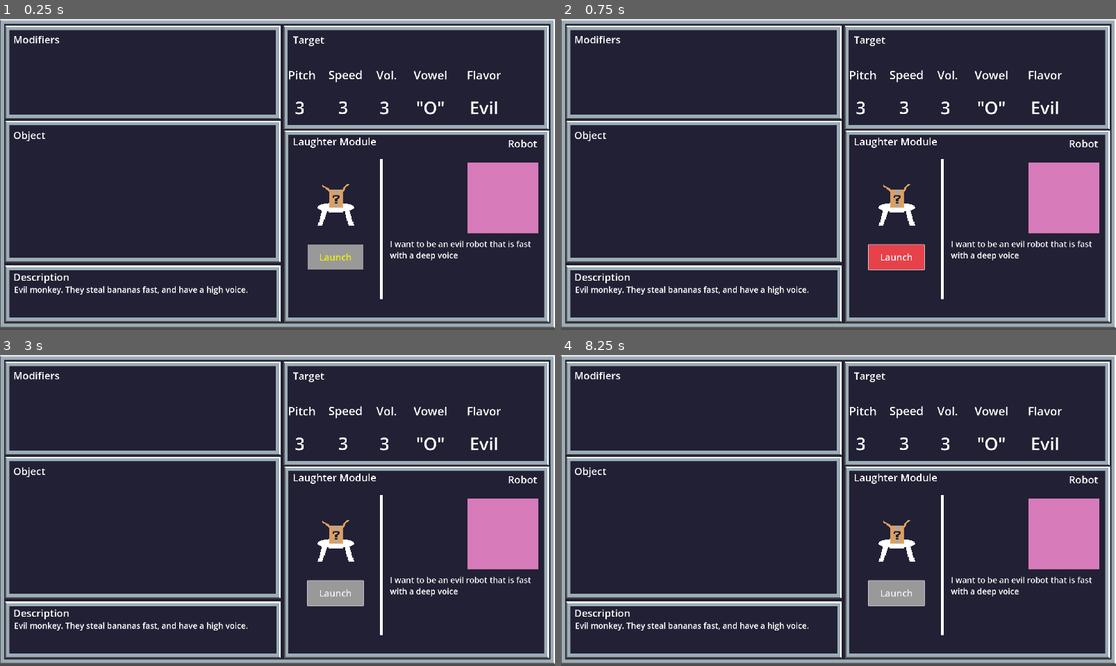
Above: before the commit, frames 1-4 (two rows, left to right).
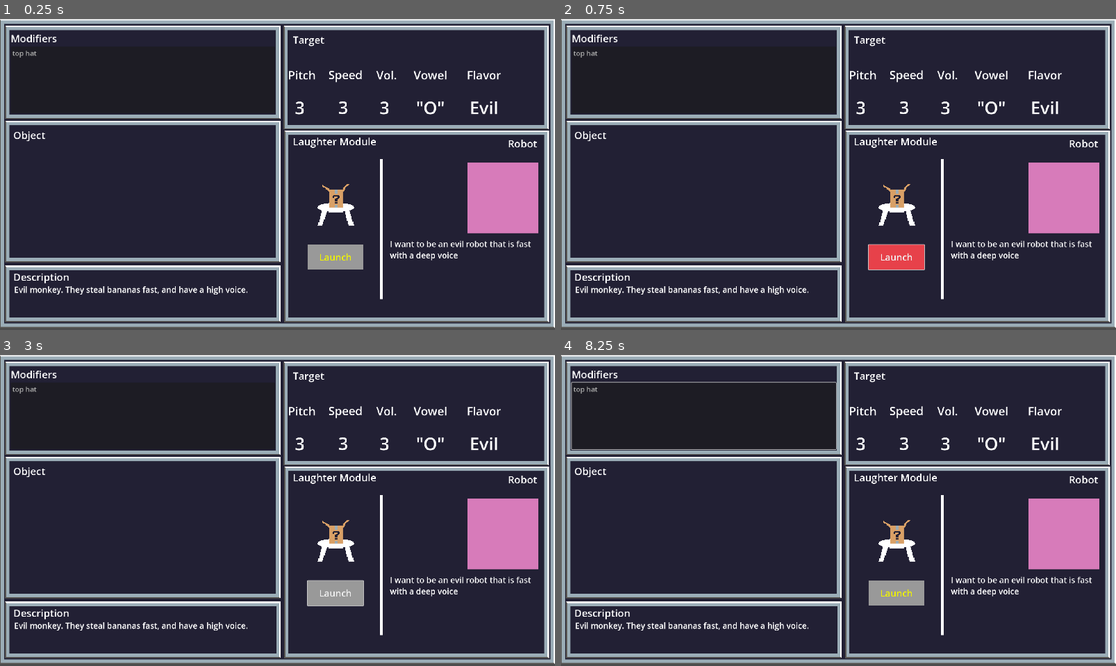
Above: after the commit, the same moments.

Repository: DaniKog/milaugh
Game: Godot game, scene res://scenes/main_game_scene_zach.tscn
Same seed, same stepped clock (60 frames per second), same inputs: the game is played once before the commit and once after it. The project has no main scene, so this scene is started directly.
Inputs (mouse positions are in pixels of both pictures, inside the frame that each line leads up to):
- Up to frame 1 (0.25 s): no input
- Up to frame 2 (0.75 s): click "Launch" at 0.5 s
- Up to frame 3 (3 s): click "Launch" at 1.25 s; click "Launch" at 2 s; tap Enter at 2.75 s; move the mouse to (399, 494) at 2.77 s; click (399, 494) at 2.92 s
- Up to frame 4 (8.25 s): tap Space at 3.5, 5, 6.5 s; drag from (727, 525) to (894, 541) at 3.52 s; tap Enter at 4.25, 5.75 s; move the mouse to (894, 441) at 4.27 s; click (894, 441) at 4.42 s; drag from (810, 572) to (672, 463) at 5.02 s; move the mouse to (1005, 556) at 5.77 s; click (1005, 556) at 5.92 s; drag from (672, 463) to (894, 541) at 6.52 s; move the mouse to (866, 510) at 7.27 s; click (866, 510) at 7.42 s; drag from (755, 432) to (727, 525) at 8.02 s

The runs differ from the first frame. In frame 1, 0.2% of the frame differs, in the area x 2-11%, y 5-13%; in frame 2, 0.2%; in frame 3, 0.2%; in frame 4, 0.6%, in the area x 1-66%, y 5-81%.

Commit message:
Add Gameplay UI script to Zach's main game scene, other core scripts

Diff:
--- /dev/null
+++ b/resources/module-data.gd
@@ -0,0 +1,15 @@
+extends Resource
+class_name ModuleData
+
+@export var name: String
+@export var icon: Resource
+@export var pitch: float
+@export var speed: float
+@export var volume: float
+
+func _init(p_name = "", p_icon = null, p_pitch = 0, p_speed = 0, p_volume = 0):
+	name = p_name
+	icon = p_icon
+	pitch = p_pitch
+	speed = p_speed
+	volume = p_volume
--- /dev/null
+++ b/resources/module-datas/top-hat.tres
@@ -0,0 +1,10 @@
+[gd_resource type="Resource" script_class="ModuleData" load_steps=2 format=3 uid="uid://6al1iwc8defi"]
+
+[ext_resource type="Script" path="res://resources/module-data.gd" id="1_umowq"]
+
+[resource]
+script = ExtResource("1_umowq")
+name = "top hat"
+pitch = 0.5
+speed = -0.5
+volume = -0.1
--- a/scenes/LaughterModule.tscn
+++ b/scenes/LaughterModule.tscn
@@ -9,4 +9,3 @@
 
 [node name="LaughterSound" type="AudioStreamPlayer2D" parent="Laughter"]
 volume_db = -5.622
-bus = &"Laugh"
--- /dev/null
+++ b/scenes/gameplay-ui.tscn
@@ -0,0 +1,63 @@
+[gd_scene load_steps=6 format=3 uid="uid://bru85orlng6rv"]
+
+[ext_resource type="Texture2D" uid="uid://ch2pujv2mefim" path="res://art/ui-fg.png" id="1_01vmb"]
+[ext_resource type="Script" path="res://scripts/gameplay-ui.gd" id="1_jcjrs"]
+[ext_resource type="PackedScene" uid="uid://cp8l5am3ohu3y" path="res://scenes/voicebox.tscn" id="3_n6fij"]
+[ext_resource type="PackedScene" uid="uid://bwewl02e6wd40" path="res://scenes/LaughterModule.tscn" id="4_ikrtb"]
+
+[sub_resource type="LabelSettings" id="LabelSettings_o4os5"]
+font_size = 32
+
+[node name="GameplayUI" type="Control"]
+layout_mode = 3
+anchors_preset = 15
+anchor_right = 1.0
+anchor_bottom = 1.0
+grow_horizontal = 2
+grow_vertical = 2
+script = ExtResource("1_jcjrs")
+
+[node name="Split" type="HBoxContainer" parent="."]
+layout_mode = 1
+anchors_preset = 15
+anchor_right = 1.0
+anchor_bottom = 1.0
+grow_horizontal = 2
+grow_vertical = 2
+
+[node name="LeftPane" type="VBoxContainer" parent="Split"]
+layout_mode = 2
+size_flags_horizontal = 3
+
+[node name="Label" type="Label" parent="Split/LeftPane"]
+layout_mode = 2
+text = "Modules"
+label_settings = SubResource("LabelSettings_o4os5")
+
+[node name="ItemList" type="ItemList" parent="Split/LeftPane"]
+unique_name_in_owner = true
+layout_mode = 2
+size_flags_vertical = 3
+item_count = 2
+max_columns = 3
+same_column_width = true
+icon_mode = 0
+item_0/text = "Top Hat"
+item_0/icon = ExtResource("1_01vmb")
+item_0/selectable = false
+item_1/text = "Umbrella"
+item_1/icon = ExtResource("1_01vmb")
+item_1/selectable = false
+
+[node name="RightPane" type="VBoxContainer" parent="Split"]
+layout_mode = 2
+size_flags_horizontal = 3
+
+[node name="Voicebox" parent="Split/RightPane" instance=ExtResource("3_n6fij")]
+layout_mode = 2
+
+[node name="LaughterModule" parent="." instance=ExtResource("4_ikrtb")]
+
+[connection signal="item_clicked" from="Split/LeftPane/ItemList" to="." method="_on_item_list_item_clicked"]
+[connection signal="mouse_entered_voicebox" from="Split/RightPane/Voicebox" to="." method="_on_mouse_entered_voicebox"]
+[connection signal="mouse_exited_voicebox" from="Split/RightPane/Voicebox" to="." method="_on_mouse_exited_voicebox"]
--- a/scenes/main_game_scene_zach.tscn
+++ b/scenes/main_game_scene_zach.tscn
@@ -1,5 +1,6 @@
-[gd_scene load_steps=16 format=3 uid="uid://vt53dncso5go"]
-
+[gd_scene load_steps=17 format=3 uid="uid://bb6hv48hppt78"]
+
+[ext_resource type="Script" path="res://scripts/gameplay-ui.gd" id="1_m2npj"]
 [ext_resource type="Texture2D" uid="uid://bwlfd3aa8q3w6" path="res://ui_images/border_trim.png" id="1_ueey3"]
 [ext_resource type="Texture2D" uid="uid://bhiaf4y2m05aa" path="res://ui_images/table_with_module_open.png" id="2_ousk2"]
 [ext_resource type="Texture2D" uid="uid://bwrt333tfcmlq" path="res://ui_images/blank_ui.png" id="3_3uim4"]
@@ -53,6 +54,7 @@
 grow_vertical = 2
 size_flags_horizontal = 3
 size_flags_vertical = 3
+script = ExtResource("1_m2npj")
 
 [node name="panel_frame" type="NinePatchRect" parent="."]
 clip_contents = true
@@ -86,21 +88,30 @@
 patch_margin_right = 48
 patch_margin_bottom = 48
 
-[node name="label_modifiers" type="Label" parent="panel_frame/panel_modifiers"]
-layout_mode = 1
-anchors_preset = -1
-anchor_left = 0.017
-anchor_top = 0.046
-anchor_right = 0.017
-anchor_bottom = 0.046
-offset_left = 12.972
-offset_top = 9.096
-offset_right = 427.972
-offset_bottom = 78.096
-grow_horizontal = 2
-grow_vertical = 2
+[node name="VBoxContainer" type="VBoxContainer" parent="panel_frame/panel_modifiers"]
+layout_mode = 1
+anchors_preset = 15
+anchor_right = 1.0
+anchor_bottom = 1.0
+offset_left = 20.0
+offset_top = 20.0
+offset_right = -20.0
+offset_bottom = -20.0
+grow_horizontal = 2
+grow_vertical = 2
+
+[node name="label_modifiers" type="Label" parent="panel_frame/panel_modifiers/VBoxContainer"]
+layout_mode = 2
 text = "Modifiers"
 label_settings = SubResource("LabelSettings_n36ei")
+
+[node name="modifier_list" type="ItemList" parent="panel_frame/panel_modifiers/VBoxContainer"]
+unique_name_in_owner = true
+layout_mode = 2
+size_flags_vertical = 3
+theme_override_font_sizes/font_size = 24
+max_columns = 4
+same_column_width = true
 
 [node name="panel_object" type="NinePatchRect" parent="panel_frame"]
 clip_contents = true
--- /dev/null
+++ b/scenes/module.tscn
@@ -0,0 +1,25 @@
+[gd_scene load_steps=3 format=3 uid="uid://cnacrilopgdtg"]
+
+[ext_resource type="Script" path="res://scripts/module.gd" id="1_akvgs"]
+
+[sub_resource type="RectangleShape2D" id="RectangleShape2D_138wk"]
+size = Vector2(200, 200)
+
+[node name="Module" type="CharacterBody2D"]
+input_pickable = true
+motion_mode = 1
+script = ExtResource("1_akvgs")
+
+[node name="CollisionShape2D" type="CollisionShape2D" parent="."]
+position = Vector2(100, 100.25)
+shape = SubResource("RectangleShape2D_138wk")
+
+[node name="Background" type="ColorRect" parent="."]
+offset_right = 204.0
+offset_bottom = 202.0
+mouse_filter = 1
+
+[connection signal="entered_voicebox" from="." to="." method="_on_entered_voicebox"]
+[connection signal="exited_voicebox" from="." to="." method="_on_exited_voicebox"]
+[connection signal="mouse_entered" from="." to="." method="_on_mouse_entered"]
+[connection signal="mouse_exited" from="." to="." method="_on_mouse_exited"]
--- a/scenes/root.tscn
+++ b/scenes/root.tscn
@@ -1,3 +1,17 @@
-[gd_scene format=3 uid="uid://ccjt6sikt8ub8"]
+[gd_scene load_steps=2 format=3 uid="uid://ccjt6sikt8ub8"]
 
-[node name="Root" type="Node2D"]
+[ext_resource type="PackedScene" uid="uid://bru85orlng6rv" path="res://scenes/gameplay-ui.tscn" id="1_fy4t1"]
+
+[node name="Root" type="Control"]
+layout_mode = 3
+anchors_preset = 15
+anchor_right = 1.0
+anchor_bottom = 1.0
+grow_horizontal = 2
+grow_vertical = 2
+
+[node name="GameplayUI" parent="." instance=ExtResource("1_fy4t1")]
+layout_mode = 2
+anchors_preset = 0
+size_flags_horizontal = 3
+size_flags_vertical = 3
--- /dev/null
+++ b/scenes/voicebox.tscn
@@ -0,0 +1,34 @@
+[gd_scene load_steps=3 format=3 uid="uid://cp8l5am3ohu3y"]
+
+[ext_resource type="Script" path="res://scripts/voicebox.gd" id="1_lbnhk"]
+
+[sub_resource type="RectangleShape2D" id="RectangleShape2D_nv6br"]
+
+[node name="Voicebox" type="Control"]
+layout_mode = 3
+anchors_preset = 15
+anchor_right = 1.0
+anchor_bottom = 1.0
+grow_horizontal = 2
+grow_vertical = 2
+size_flags_horizontal = 3
+size_flags_vertical = 3
+script = ExtResource("1_lbnhk")
+
+[node name="ColorRect" type="ColorRect" parent="."]
+layout_mode = 1
+anchors_preset = 15
+anchor_right = 1.0
+anchor_bottom = 1.0
+grow_horizontal = 2
+grow_vertical = 2
+mouse_filter = 1
+color = Color(0.937255, 0.356863, 1, 1)
+
+[node name="Area2D" type="Area2D" parent="."]
+
+[node name="CollisionShape2D" type="CollisionShape2D" parent="Area2D"]
+shape = SubResource("RectangleShape2D_nv6br")
+
+[connection signal="mouse_entered" from="." to="." method="_on_mouse_entered"]
+[connection signal="mouse_exited" from="." to="." method="_on_mouse_exited"]
--- /dev/null
+++ b/scripts/gameplay-ui.gd
@@ -0,0 +1,28 @@
+extends Control
+
+var modules = [
+	load("res://resources/module-datas/top-hat.tres")
+]
+
+# Called when the node enters the scene tree for the first time.
+func _ready():
+	for module in modules:
+		print(module)
+		%modifier_list.add_item(module.name, module.icon)
+
+	pass # Replace with function body.
+
+
+# Called every frame. 'delta' is the elapsed time since the previous frame.
+func _process(delta):
+	pass
+
+
+func _on_item_list_item_clicked(index, at_position, mouse_button_index):
+	print(index)
+
+	# Add module to the list of active modifiers
+	modules[index]
+	$LaughterModule.play()
+
+	pass # Replace with function body.
--- /dev/null
+++ b/scripts/module.gd
@@ -0,0 +1,48 @@
+extends CharacterBody2D
+
+signal entered_voicebox
+signal exited_voicebox
+
+
+var mouseInside = false
+var dragging = false
+var insideVoicebox = false
+
+
+func _input(event):
+	if event is InputEventMouseButton:
+		if event.is_pressed() && mouseInside:
+			dragging = true
+		else:
+			print("stopped?")
+			dragging = false
+
+			if !insideVoicebox:
+				queue_free()
+
+	if event is InputEventMouseMotion && dragging:
+		position = event.position - Vector2(10, 10)
+
+
+func _physics_process(delta):
+	move_and_slide()
+
+
+func _on_mouse_entered():
+	print("enter")
+	mouseInside = true
+
+
+func _on_mouse_exited():
+	print("exit")
+	mouseInside = false
+
+
+func _on_entered_voicebox():
+	insideVoicebox = true
+	pass # Replace with function body.
+
+
+func _on_exited_voicebox():
+	insideVoicebox = false
+	pass # Replace with function body.
--- /dev/null
+++ b/scripts/voicebox.gd
@@ -0,0 +1,29 @@
+extends Control
+
+signal mouse_entered_voicebox
+signal mouse_exited_voicebox
+
+
+var mouseInside = false
+
+
+# Called when the node enters the scene tree for the first time.
+func _ready():
+	pass # Replace with function body.
+
+
+# Called every frame. 'delta' is the elapsed time since the previous frame.
+func _process(delta):
+	pass
+
+
+func _on_mouse_entered():
+	print("mouse entered voicebox")
+	mouse_entered_voicebox.emit()
+	pass # Replace with function body.
+
+
+func _on_mouse_exited():
+	print("mouse exited voicebox")
+	mouse_exited_voicebox.emit()
+	pass # Replace with function body.
Binary file added: art/ui-fg.png
Not shown, added: art/ui-fg.png.import
Not shown: 1 places in scenes/LaughterModule.tscn that only renumber resources
